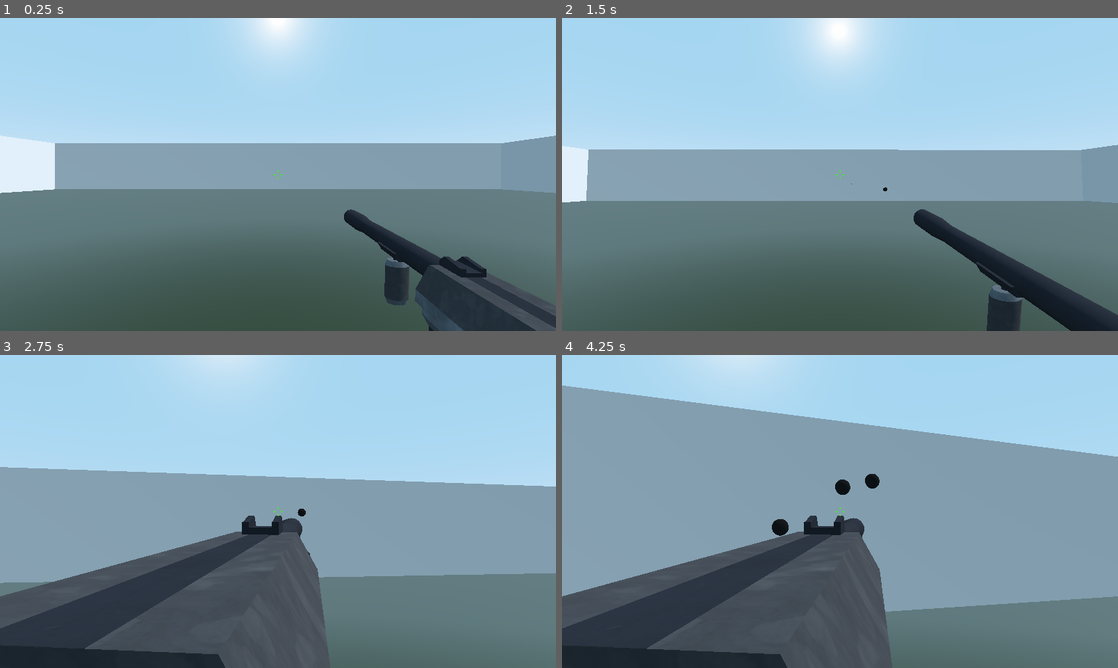
Above: before the commit, frames 1-4 (two rows, left to right).
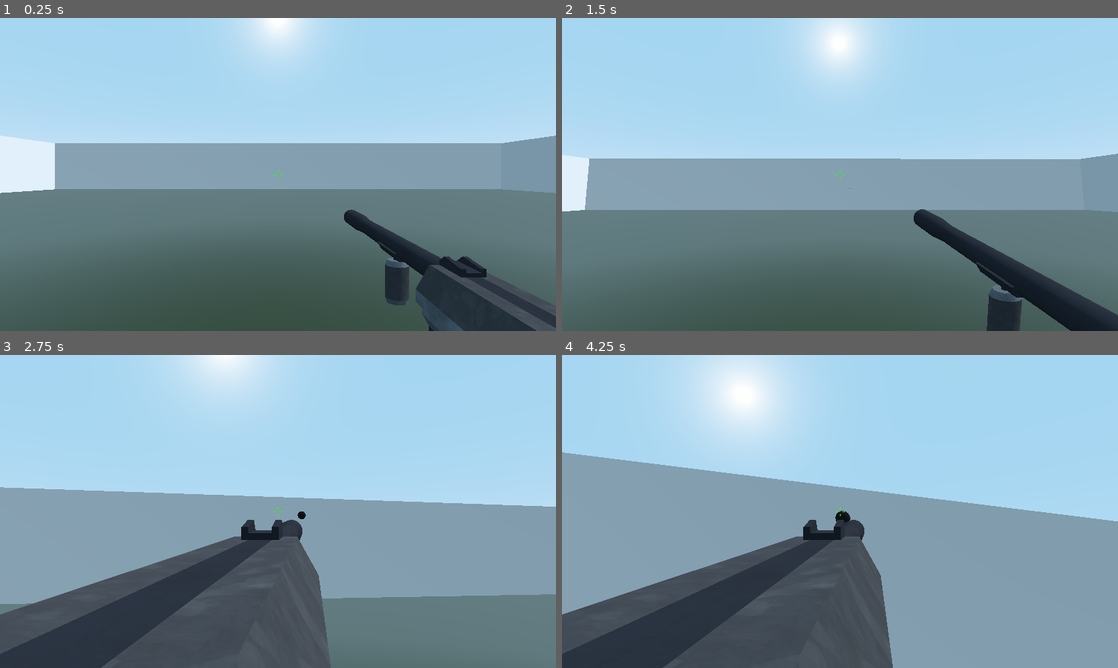
Above: after the commit, the same moments.

Repository: vikkio88/soffiteir
Game: Godot game, scene res://TestRoom.tscn
Two runs of this game, one before a commit and one after it. Both use one fixed random seed, a clock stepped at 60 frames per second and the inputs below.
Inputs (mouse positions are in pixels of both pictures, inside the frame that each line leads up to):
- Up to frame 1 (0.25 s): no input
- Up to frame 2 (1.5 s): tap Enter at 0.5 s; move the mouse to (867, 174) at 0.52 s; hold Right mouse button (ads) 0.53-1.28 s; hold W (move_forward) from 0.53 s (still down); tap Space (jump) at 0.77 s; click (867, 174) at 0.8 s; move the mouse to (812, 174) at 1.27 s; click (812, 174) at 1.35 s
- Up to frame 3 (2.75 s): keep holding W (move_forward); tap Space (jump) at 1.52 s; right-click (250, 511) at 1.55 s; move the mouse to (289, 505) at 2.02 s; hold Right mouse button (ads) from 2.03 s (still down); click (289, 505) at 2.3 s
- Up to frame 4 (4.25 s): keep holding W (move_forward); move the mouse to (834, 517) at 2.77 s; release Right mouse button (ads) at 2.78 s; click (834, 517) at 2.85 s; tap Space (jump) at 3.02, 3.77 s; right-click (834, 517) at 3.05 s; move the mouse to (878, 514) at 3.52 s; hold Right mouse button (ads) from 3.53 s (still down); click (878, 514) at 3.8 s

The runs differ from the first frame. In frame 1, less than 0.1% of the frame differs, in the area x 62-100%, y 61-100%; in frame 2, 5.9%; in frame 3, 16%; in frame 4, 37%, in the area x 0-100%, y 4-100%.

Commit message:
trying triple tracking hits

Diff:
--- a/Bullet.gd
+++ b/Bullet.gd
@@ -2,15 +2,17 @@
 
 
 const DAMAGE = 50
-const SPEED = .5
+const SPEED = .6
 
 onready var hole = preload("res://BulletHole.tscn")
-onready var ray = $RayCast
+onready var rayFront = $RayCastFront
+onready var rayDown = $RayCastDown
+onready var rayUp = $RayCastUp
 
 func _ready():
 	set_as_toplevel(true)
 
-func _physics_process(delta):
+func check_hit(ray):
 	if ray.is_colliding():
 		print_debug("collided")
 		var collisionbody = ray.get_collider()
@@ -22,10 +24,37 @@
 			#body.health -= DAMAGE
 			print_debug("%s hit enemy" % OS.get_unix_time())
 			EventBus.emit_signal("target_hit", ray.get_collision_point())
-			queue_free()
+			return true
 		else:
 			print_debug("%s missed" % OS.get_unix_time())
-			queue_free()
+			return true
+
+		return false
+
+
+func _physics_process(delta):
+	var hit = check_hit(rayFront)
+	if hit:
+		queue_free()
+		return
+
+	hit = check_hit(rayUp)
+	if hit:
+		queue_free()
+		return
+
+	hit = check_hit(rayDown)
+	if hit:
+		queue_free()
+		return
+
+
+#	if rayDown.is_colliding():
+#		ray = rayDown
+#	elif rayUp.is_colliding():
+#		ray = rayUp
+
+
 func shoot():
 	var forward_dir = global_transform.basis.z.normalized()
 	apply_impulse(-forward_dir, forward_dir * SPEED)
--- a/Bullet.tscn
+++ b/Bullet.tscn
@@ -30,10 +30,16 @@
 wait_time = 3.0
 one_shot = true
 
-[node name="RayCast" type="RayCast" parent="."]
-transform = Transform( 2, 0, 0, 0, 2, 0, 0, 0, 2, 0, 0, 0 )
+[node name="RayCastFront" type="RayCast" parent="."]
 enabled = true
 cast_to = Vector3( 0, 0, 0.5 )
-debug_shape_thickness = 5.0
+
+[node name="RayCastDown" type="RayCast" parent="."]
+enabled = true
+cast_to = Vector3( 0, -0.5, 0.5 )
+
+[node name="RayCastUp" type="RayCast" parent="."]
+enabled = true
+cast_to = Vector3( 0, 0.5, 0.5 )
 
 [connection signal="timeout" from="Timer" to="." method="_on_Timer_timeout"]
--- a/Player.gd
+++ b/Player.gd
@@ -36,6 +36,8 @@
 	cameraAnim.play("Headbob")
 
 func _input(event):
+	if not is_mouse_captured:
+		return
 	#get mouse input for camera rotation
 	if event is InputEventMouseMotion:
 		rotate_y(deg2rad(-event.relative.x * get_mouse_sense()))
@@ -84,14 +86,22 @@
 func set_ads(value:bool):
 	is_on_ads = value
 
+func get_recoil():
+	var maxVal = (5 if is_on_ads else 10)
+	var minVal = (2 if is_on_ads else 5)
+	return ((randi() % maxVal) + minVal) / 100.0
+
 func _physics_process(delta):
+	if not is_mouse_captured:
+		return
+
 	if Input.is_action_just_pressed("fire"):
 		var b = bullet.instance()
 		get_tree().get_root().add_child(b)
 		b.global_transform = muzzle.global_transform
 		b.shoot()
 		gunAnim.play("shoot")
-		head.rotation.x += (randi() % (5 if is_on_ads else 10)) / 100.0
+		head.rotation.x += get_recoil()
 
 	direction = Vector3.ZERO
 	var h_rot = global_transform.basis.get_euler().y
--- a/Player.tscn
+++ b/Player.tscn
@@ -158,10 +158,10 @@
 far = 298.4
 
 [node name="Hand" type="Spatial" parent="Head/Camera"]
-transform = Transform( 1, 0, 0, 0, 1, 0, 0, 0, 1, 0, -0.5, -0.7 )
+transform = Transform( 1, 0, 0, 0, 1, 0, 0, 0, 1, 0.627, -0.774, -1.12 )
 script = ExtResource( 3 )
 default_pos = Vector3( 0.627, -0.774, -1.12 )
-ads_pos = Vector3( 0, -0.5, -1.12 )
+ads_pos = Vector3( 0, -0.51, -1.1 )
 sway_left = Vector3( 0, 0.1, 0 )
 sway_right = Vector3( 0, -0.1, 0 )
 camera_node_path = NodePath("..")
